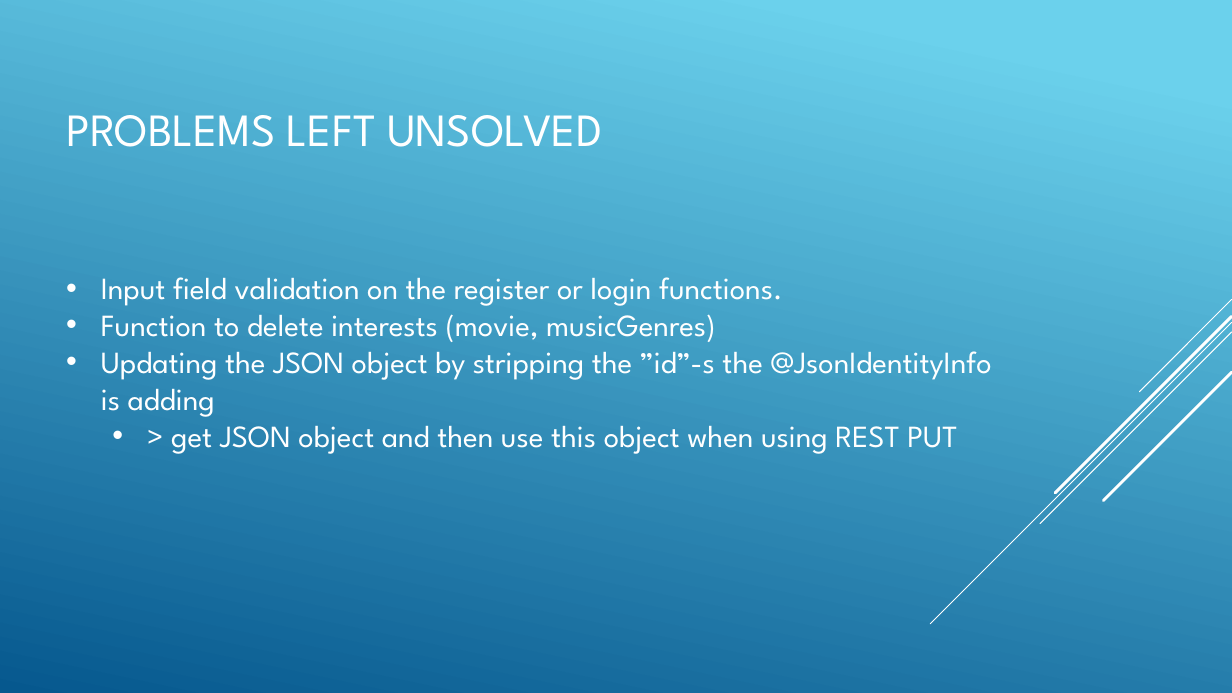
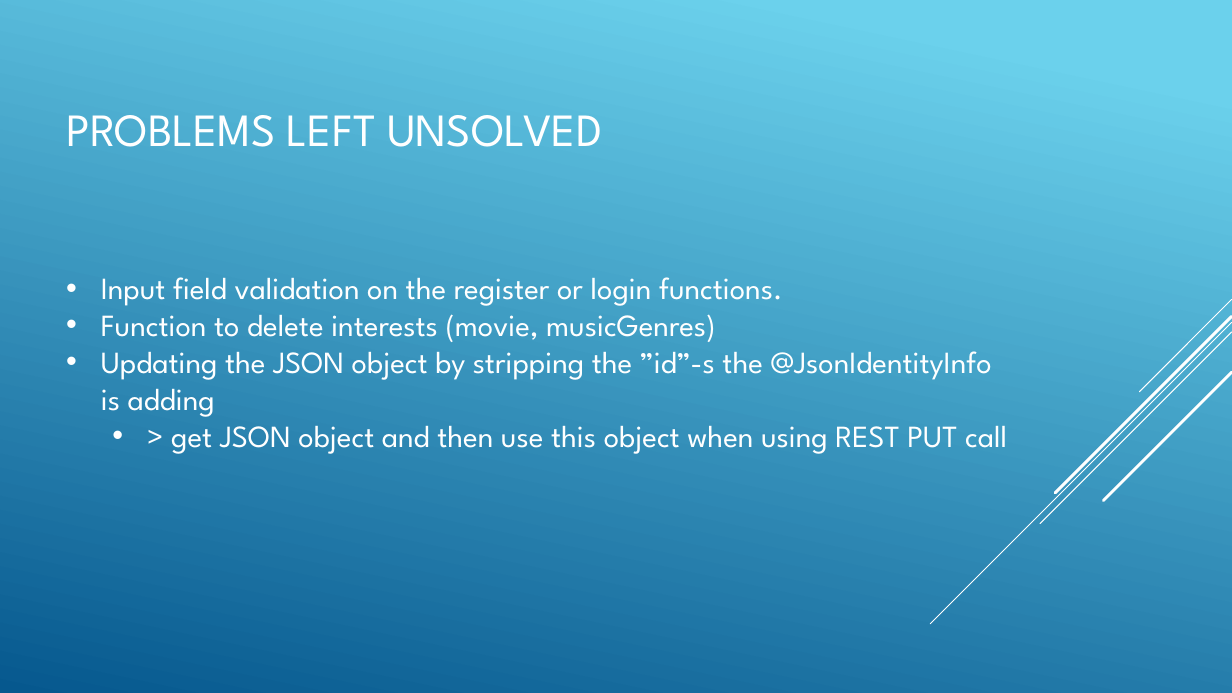
Before and after one commit to davidmszab0/Practice, a slide deck: slide 8 of android tutorials/Project/FriendFinder 1.0/friendFinder.pptx. Drawn at 1232x693 pixels with LibreOffice and Linux fonts; fonts in the diff are those of the drawing. Boxes give left, top, right and bottom in pixels: in the first picture for what was removed or moved away, otherwise in the second. Text is boxed around its words. In the diff, an @@ line names an element or a change of style, - is before the commit and + after.

```diff
--- a/android tutorials/Project/FriendFinder 1.0/friendFinder.pptx
+++ b/android tutorials/Project/FriendFinder 1.0/friendFinder.pptx
@@ text at [171, 416, 1007, 454]: text changed @@
-  • > get JSON object and then use this object when using REST PUT
+  • > get JSON object and then use this object when using REST PUT call
```
Also in this commit, not shown: 5 other slides changed.
